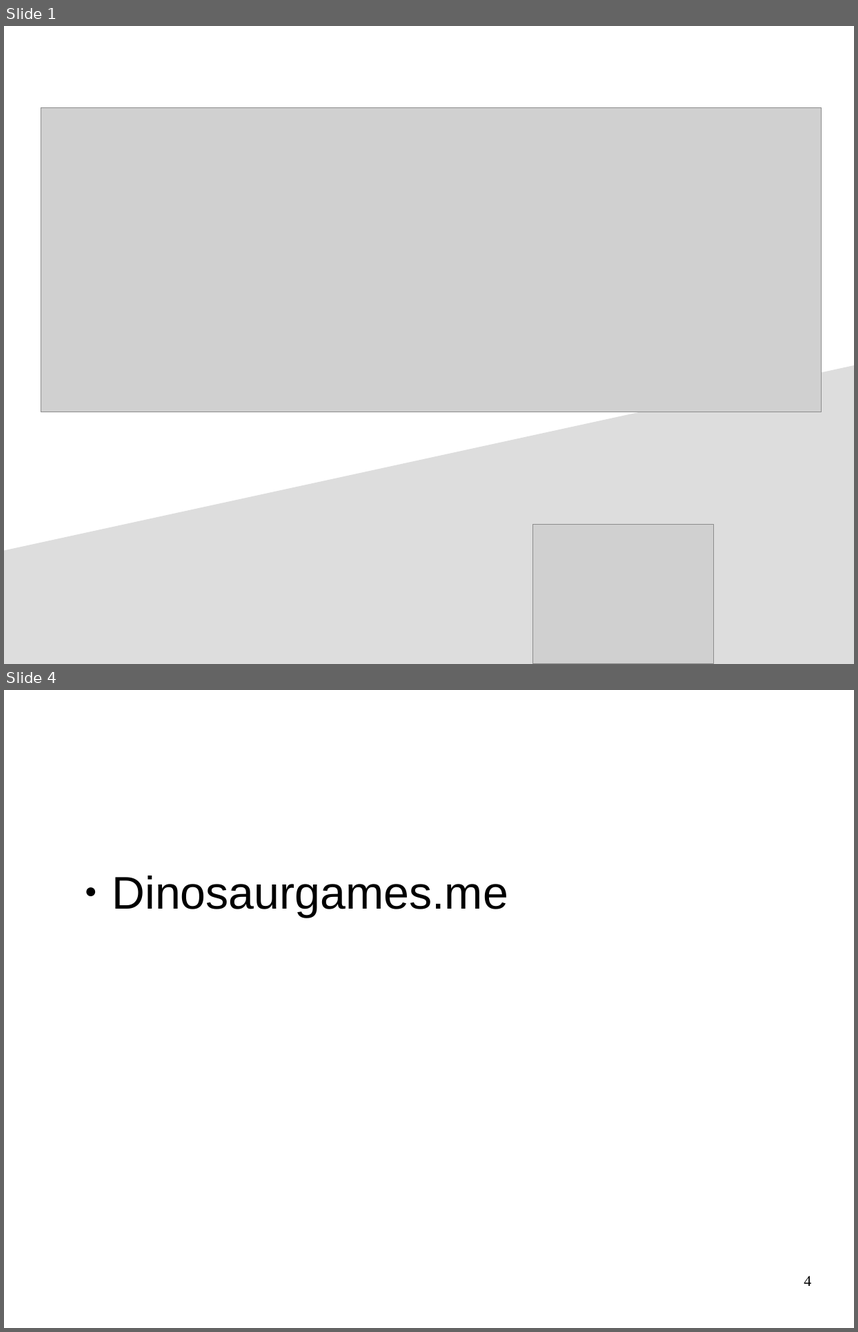
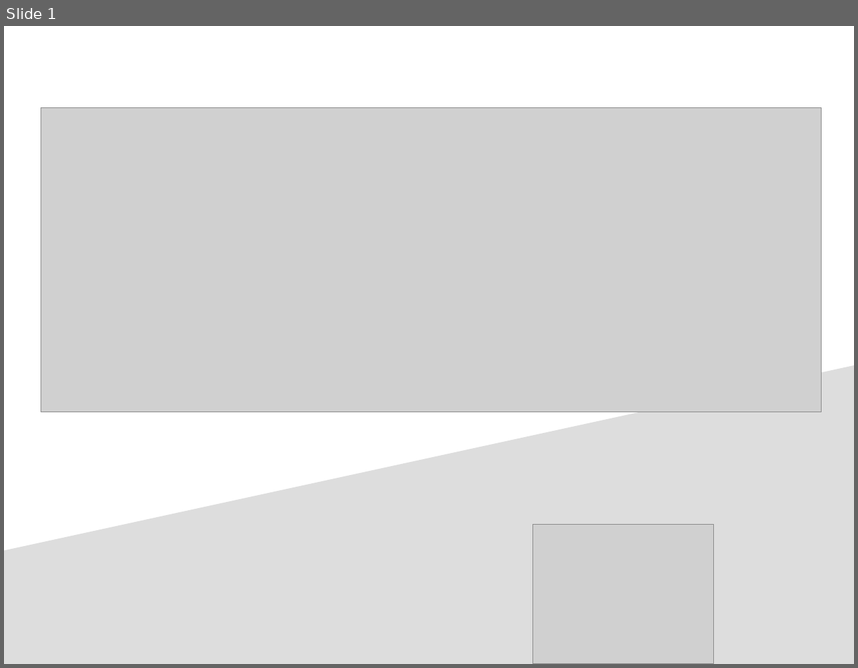
Before and after one commit to Cybernetic1/2020, a slide deck: General_Intelligence_biz-plan.odp. Shown one above the other, each under a label of ours: slides 1 and 4 before the commit, slide 1 after it; the slides between them are not shown. The pictures are 858x1332 and 858x668 pixels, drawn with LibreOffice and Linux fonts; fonts in the diff are those of the drawing; grey boxes stand for pictures. Boxes give left, top, right and bottom in pixels: in the first picture for what was removed or moved away, otherwise in the second. Text is boxed around its words. In the diff, an @@ line names an element or a change of style, - is before the commit and + after.

```diff
--- a/General_Intelligence_biz-plan.odp
+++ b/General_Intelligence_biz-plan.odp
@@ slide 4 removed at [4, 690, 854, 1328], background #FFFFFF @@
@@ text removed at [112, 876, 509, 917] @@
-● Dinosaurgames.me
@@ page number removed at [804, 1276, 811, 1286] @@
-4
```
Also in this commit, not shown: 2 slides changed, 6 slides added, 5 other files.
